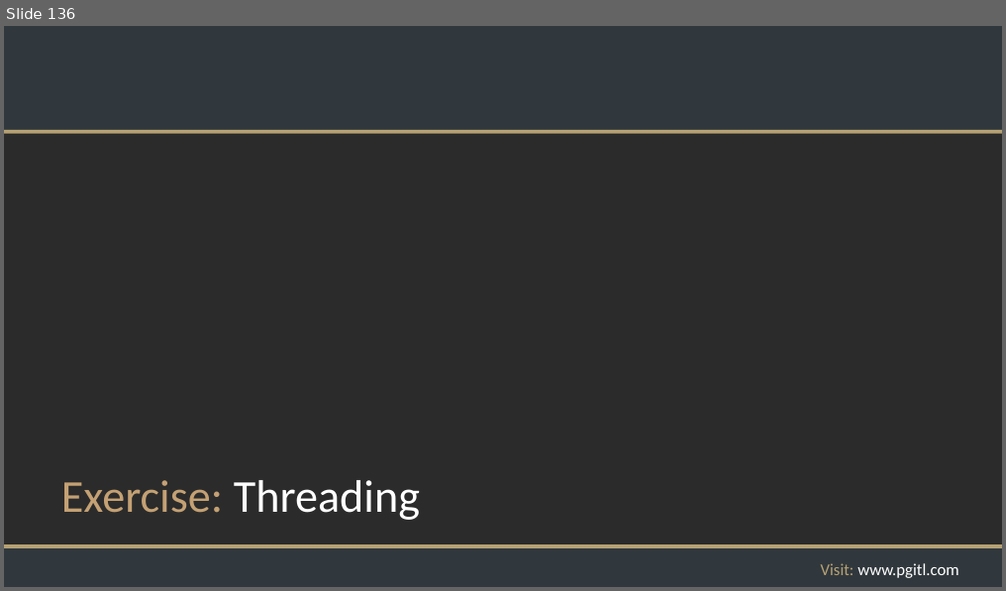
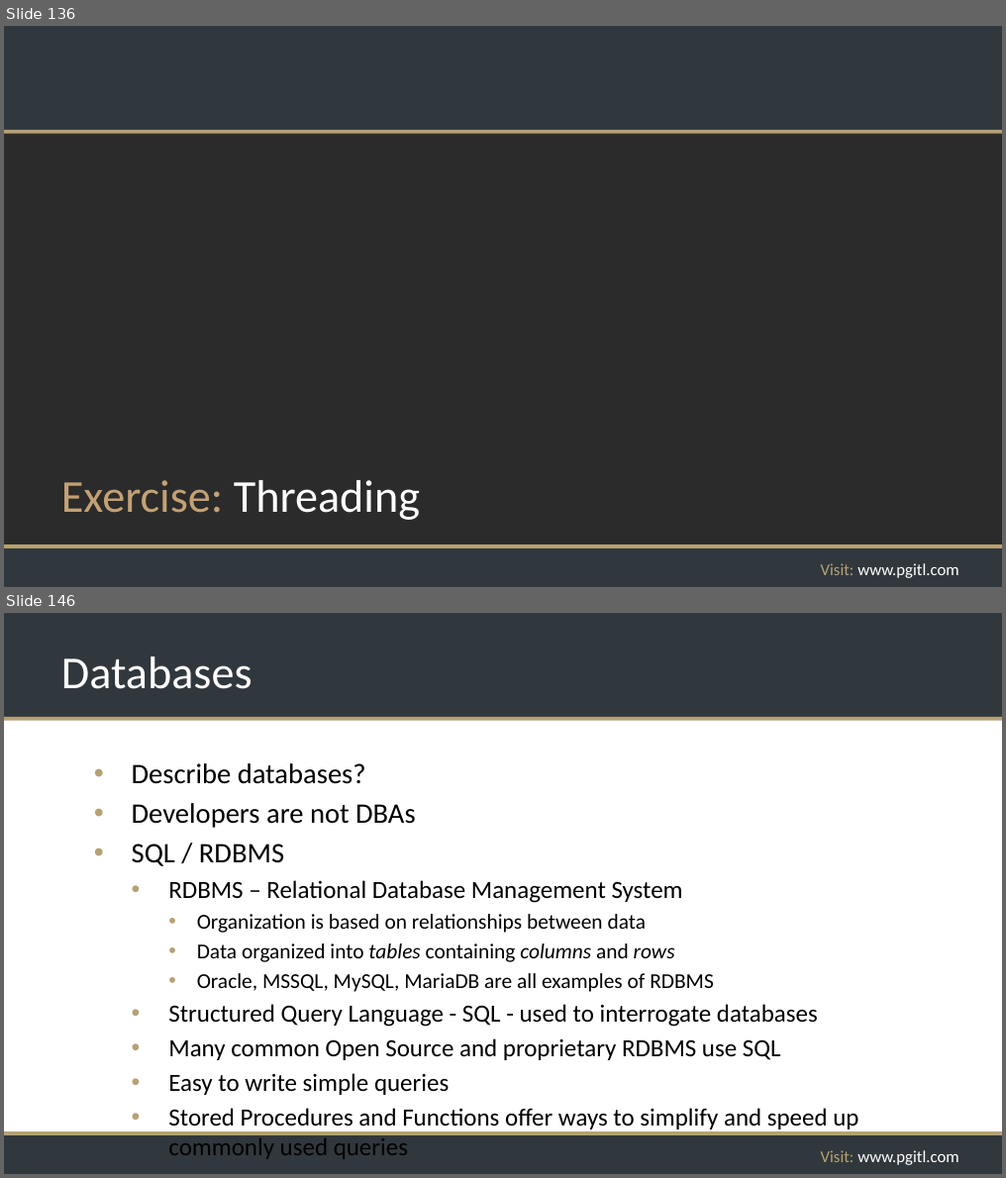
Before and after one commit to rikkouri/project-a, a slide deck: Programming Foundations.pptx. Shown one above the other, each under a label of ours: slide 136 before the commit, slides 136 and 146 after it; the slides between them are not shown. The pictures are 1006x591 and 1006x1178 pixels, drawn with LibreOffice and Linux fonts; fonts in the diff are those of the drawing; background and template pictures are left out; a plain dark background stands for a picture behind light text. Boxes give left, top, right and bottom in pixels: in the first picture for what was removed or moved away, otherwise in the second. Text is boxed around its words. In the diff, an @@ line names an element or a change of style, - is before the commit and + after.

Commit message:
Added database slides

```diff
--- a/Programming Foundations.pptx
+++ b/Programming Foundations.pptx
@@ slide 146 added at <box>4,613,1002,1174</box>, background #FFFFFF; not listed: 5 template elements that a slide beside it also shows @@
@@ title added at <box>61,657,252,689</box>, 44 pt, text #FFFFFF @@
+Databases
@@ text added at <box>132,763,828,1133</box>, 23.8 pt, text #000000 @@
+• Describe databases?
+• Developers are not DBAs
+• SQL / RDBMS
+  • RDBMS – Relational Database Management System
+    • Organization is based on relationships between data
+    • Data organized into tables containing columns and rows
+    • Oracle, MSSQL, MySQL, MariaDB are all examples of RDBMS
+  • Structured Query Language - SQL - used to interrogate databases
+  • Many common Open Source and proprietary RDBMS use SQL
+  • Easy to write simple queries
+  • Stored Procedures and Functions offer ways to simplify and speed up commonly used queries
```
Also in this commit, not shown: 1 slide changed, 18 other slides added, 1 slide removed.
